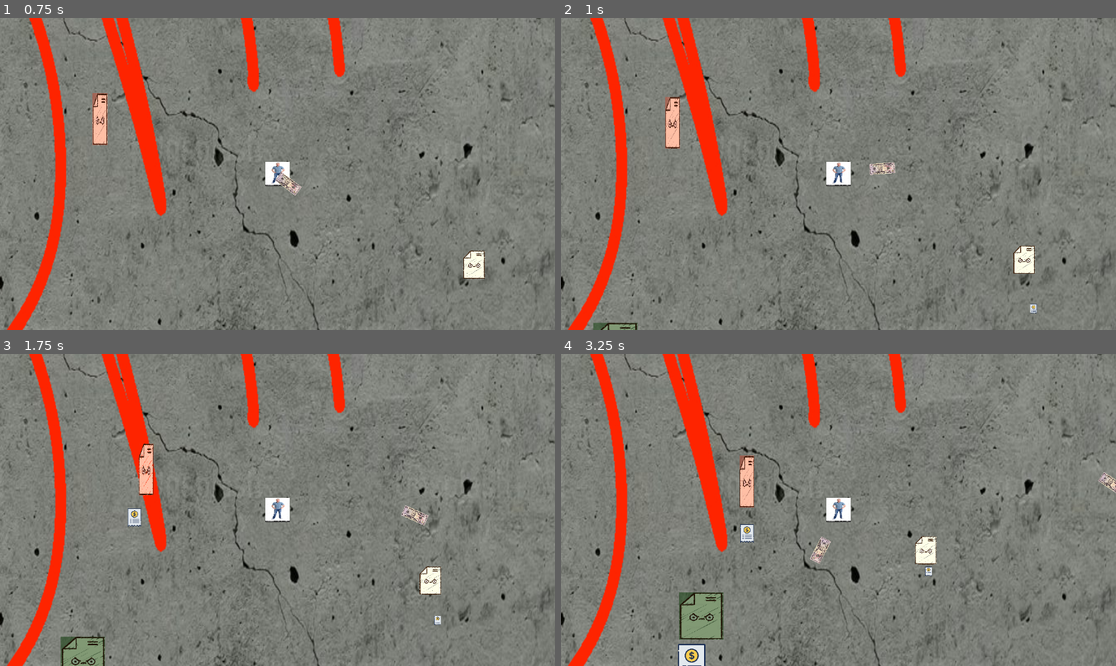
Above: before the commit, frames 1-4 (two rows, left to right).
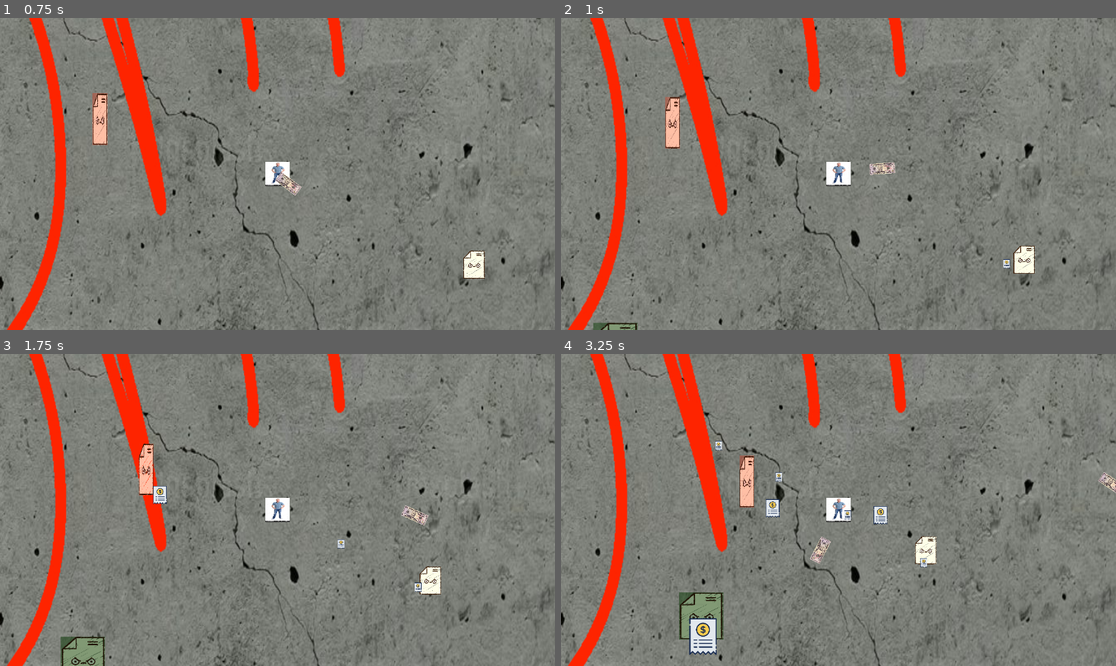
Above: after the commit, the same moments.

Repository: agreene5/Loads-O-Money
Game: Godot game, scene res://gameplay_scene.tscn
Same seed, same stepped clock (60 frames per second), same inputs: the game is played once before the commit and once after it.
Inputs (mouse positions are in pixels of both pictures, inside the frame that each line leads up to):
- Up to frame 1 (0.75 s): tap Enter at 0.5 s; move the mouse to (399, 158) at 0.52 s; tap E at 0.6 s; click (399, 158) at 0.67 s
- Up to frame 2 (1 s): no input
- Up to frame 3 (1.75 s): move the mouse to (166, 525) at 1.27 s; tap E at 1.35 s; click (166, 525) at 1.42 s
- Up to frame 4 (3.25 s): move the mouse to (894, 441) at 2.02 s; tap E at 2.1, 2.85 s; click (894, 441) at 2.17 s; move the mouse to (810, 572) at 2.77 s; click (810, 572) at 2.92 s

Frame 1 is identical in both runs. In frame 2, less than 0.1% of the frame differs, in the area x 79-86%, y 77-95%; in frame 3, 0.4%; in frame 4, 1.4%, in the area x 21-67%, y 27-100%.

Commit message:
Bills now shoot towards player position

Diff:
--- a/Bills (Tax Enemy Shots)/income_tax_projectile.gd
+++ b/Bills (Tax Enemy Shots)/income_tax_projectile.gd
@@ -4,6 +4,7 @@
 var initial_velocity = 150
 var despawn_timer = Timer.new()
 var deceleration = Global_Variables.deceleration
+var player_position: Vector2
 
 func _ready():
 	# Setup the despawn timer
@@ -12,8 +13,12 @@
 	despawn_timer.one_shot = true  # Make sure the timer only fires once
 	despawn_timer.timeout.connect(_on_despawn_timer_timeout)
 	despawn_timer.start()
+
+	player_position = Global_Variables.player_position
+
+	var direction_to_player = (player_position - global_position).normalized()
 	# Set initial velocity
-	linear_velocity = Vector2(0, initial_velocity)
+	linear_velocity = direction_to_player * initial_velocity
 	# Disable gravity
 	gravity_scale = 0
 
--- a/Bills (Tax Enemy Shots)/proprety_tax_projectile.gd
+++ b/Bills (Tax Enemy Shots)/proprety_tax_projectile.gd
@@ -4,6 +4,7 @@
 var initial_velocity = 250
 var despawn_timer = Timer.new()
 var deceleration = Global_Variables.deceleration
+var player_position: Vector2
 
 func _ready():
 	# Setup the despawn timer
@@ -12,8 +13,12 @@
 	despawn_timer.one_shot = true  # Make sure the timer only fires once
 	despawn_timer.timeout.connect(_on_despawn_timer_timeout)
 	despawn_timer.start()
+
+	player_position = Global_Variables.player_position
+
+	var direction_to_player = (player_position - global_position).normalized()
 	# Set initial velocity
-	linear_velocity = Vector2(0, initial_velocity)
+	linear_velocity = direction_to_player * initial_velocity
 	# Disable gravity
 	gravity_scale = 0
 
--- a/Bills (Tax Enemy Shots)/sales_tax_projectile.gd
+++ b/Bills (Tax Enemy Shots)/sales_tax_projectile.gd
@@ -4,6 +4,7 @@
 var initial_velocity = 350
 var despawn_timer = Timer.new()
 var deceleration = Global_Variables.deceleration
+var player_position: Vector2
 
 func _ready():
 	# Setup the despawn timer
@@ -12,8 +13,12 @@
 	despawn_timer.one_shot = true  # Make sure the timer only fires once
 	despawn_timer.timeout.connect(_on_despawn_timer_timeout)
 	despawn_timer.start()
+
+	player_position = Global_Variables.player_position
+
+	var direction_to_player = (player_position - global_position).normalized()
 	# Set initial velocity
-	linear_velocity = Vector2(0, initial_velocity)
+	linear_velocity = direction_to_player * initial_velocity
 	# Disable gravity
 	gravity_scale = 0
 
